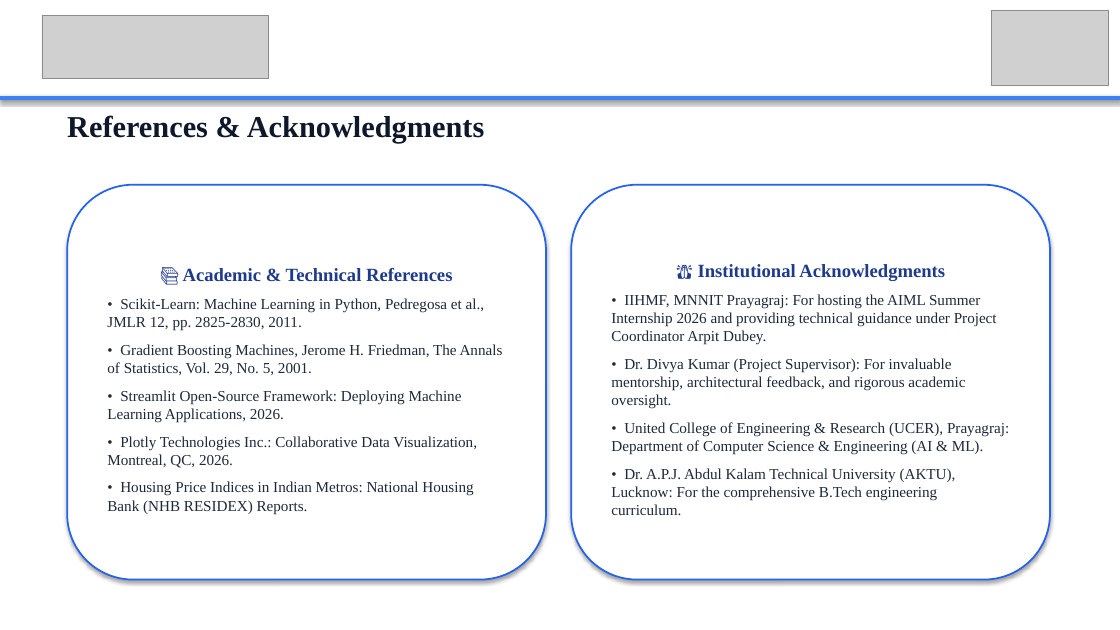
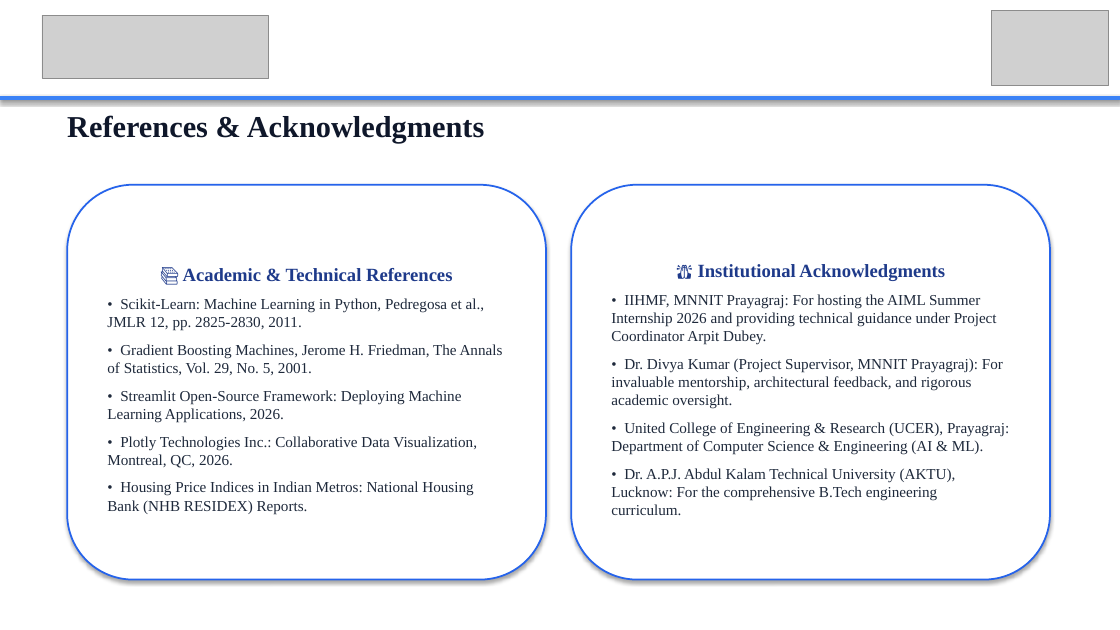
Before and after one commit to ujjavalkumarkesarwani108-spec/HomeWorth-AI, a slide deck: slide 15 of HomeWorth_AI_Presentation.pptx. Drawn at 1120x630 pixels with LibreOffice and Linux fonts; fonts in the diff are those of the drawing; grey boxes stand for pictures. Boxes give left, top, right and bottom in pixels: in the first picture for what was removed or moved away, otherwise in the second. Text is boxed around its words. In the diff, an @@ line names an element or a change of style, - is before the commit and + after.

Commit message:
docs: align report to center, condense to 17 pages, update cover layout and supervisor to MNNIT Prayagraj

```diff
--- a/HomeWorth_AI_Presentation.pptx
+++ b/HomeWorth_AI_Presentation.pptx
@@ text in rounded rectangle at box(611, 358, 1003, 409): text changed @@
-• Dr. Divya Kumar (Project Supervisor): For invaluable mentorship, architectural feedback, and rigorous academic oversight.
+• Dr. Divya Kumar (Project Supervisor, MNNIT Prayagraj): For invaluable mentorship, architectural feedback, and rigorous academic oversight.
```
Also in this commit, not shown: 1 other slide changed, 4 other files.
